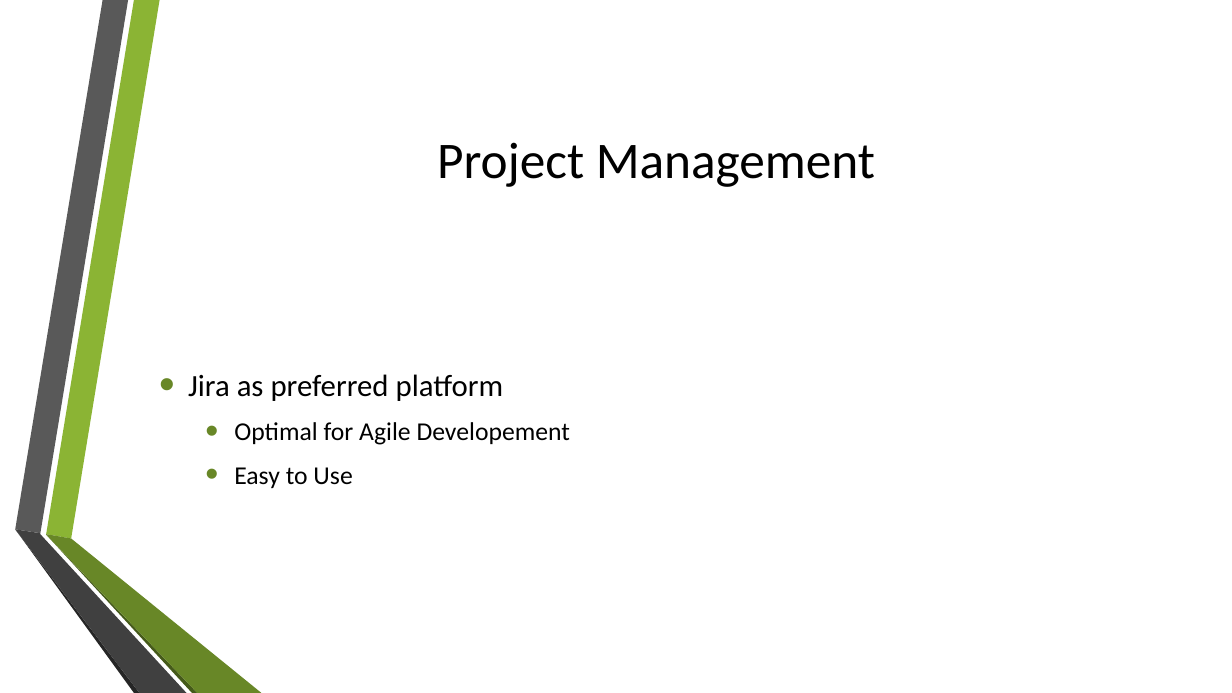
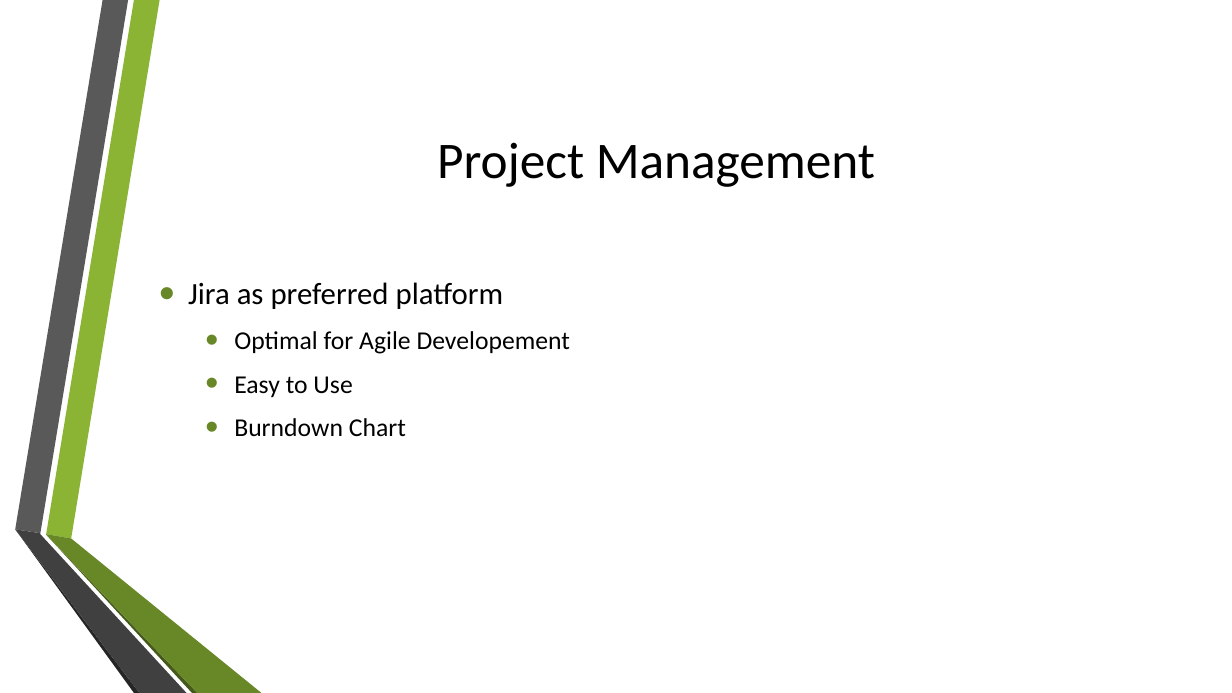
Before and after one commit to GamingBets/documents, a slide deck: slide 5 of Gaming-Bets.pptx. Drawn at 1232x693 pixels with LibreOffice and Linux fonts; fonts in the diff are those of the drawing; background and template pictures are left out. Boxes give left, top, right and bottom in pixels: in the first picture for what was removed or moved away, otherwise in the second. Text is boxed around its words. In the diff, an @@ line names an element or a change of style, - is before the commit and + after.

```diff
--- a/Gaming-Bets.pptx
+++ b/Gaming-Bets.pptx
@@ text "Jira as preferred platform" at bbox=[188, 282, 571, 437]: vertical alignment middle to top @@
@@ text at bbox=[234, 418, 406, 437]: paragraph added @@
+  • Burndown Chart
```
Also in this commit, not shown: 4 other slides changed, 3 slides added.
